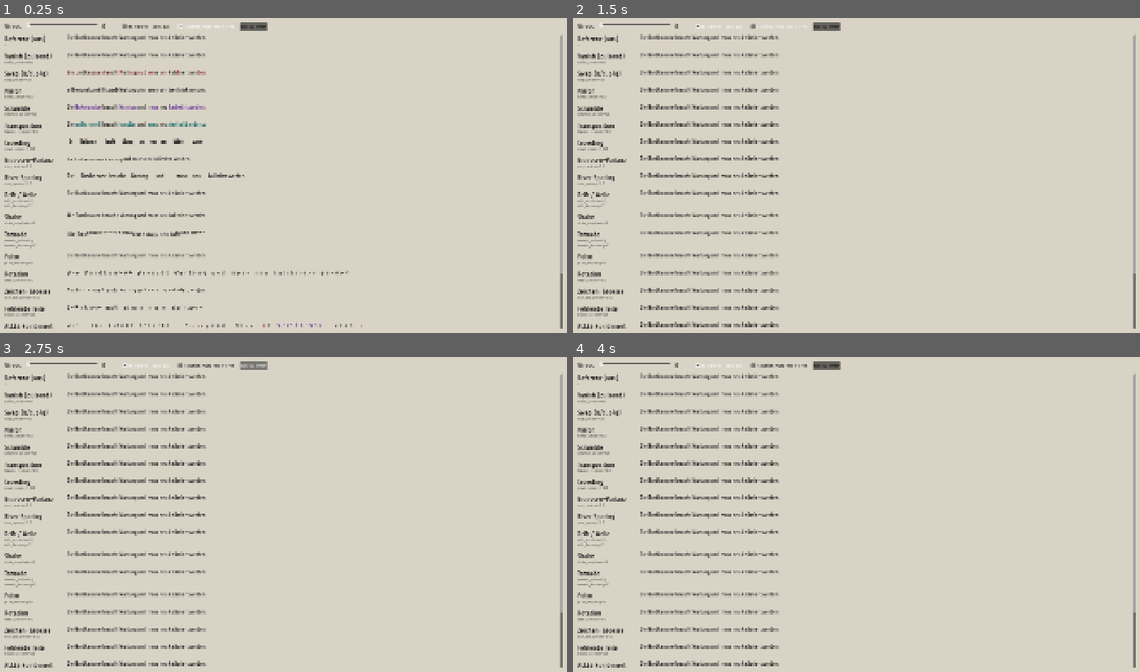
Above: before the commit, frames 1-4 (two rows, left to right).
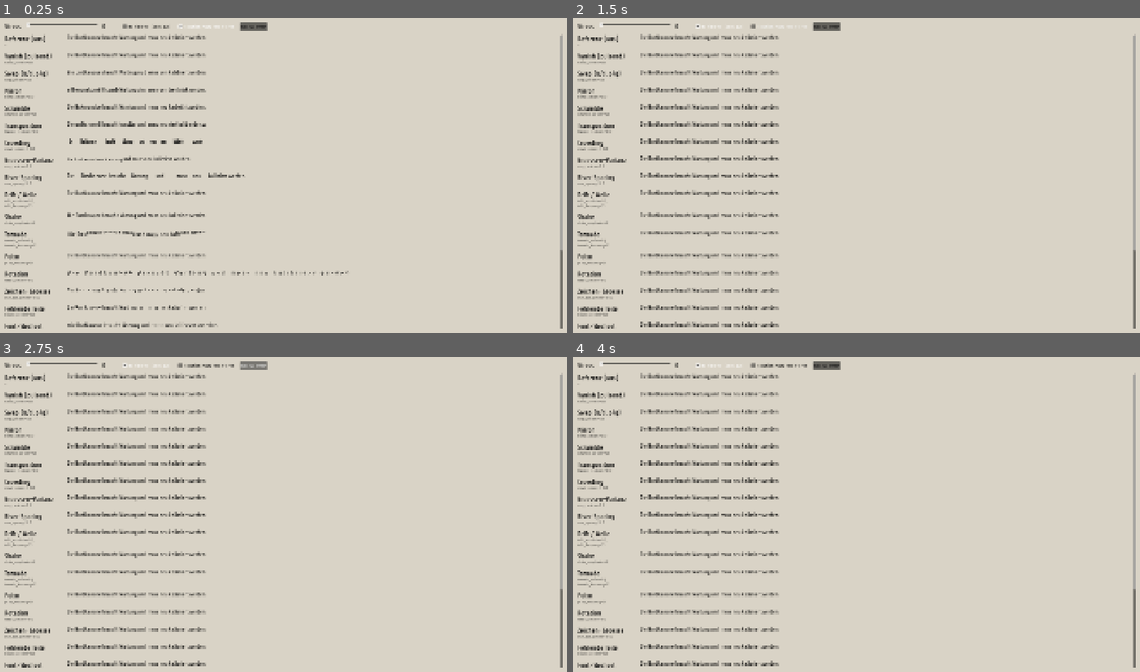
Above: after the commit, the same moments.

Repository: xxPigelxx/spacewrecked
Game: Godot game, scene res://Scenes/TextEffectTest.tscn
Same seed, same stepped clock (60 frames per second), same inputs: the game is played once before the commit and once after it. This scene is started directly instead of the project's main scene. Sound files missing from this copy of the repository are replaced by a short silence.
Inputs (mouse positions are in pixels of both pictures, inside the frame that each line leads up to):
- Up to frame 1 (0.25 s): no input
- Up to frame 2 (1.5 s): click "Barrierefrei (alles aus)" at 0.5 s; click "Rotation: Platz reservieren" at 1.25 s
- Up to frame 3 (2.75 s): click "Neu wuerfeln" at 2 s
- Up to frame 4 (4 s): tap Enter at 2.75 s; drag from (884, 379) to (913, 445) at 2.77 s; tap Space at 3.5 s; drag from (884, 397) to (828, 580) at 3.52 s

The runs differ from the first frame. In frame 1, 0.9% of the frame differs, in the area x 0-100%, y 16-99%; in frame 2, 0.1%; in frame 3, 0.1%; in frame 4, 0.1%.

Commit message:
Add font-switch and phonetic text effects
Introduces two new dyslexia simulation effects: per-word font switching and phonetic respelling, wired through `DyslexiaLabel`, `PageEffects`, and `DyslexiaManager` with stress-aware probabilities and deterministic behavior. It also adds a `mark_effects` toggle so swap/scramble/transpose can run with or without highlight colors while keeping RNG-comparable output.

The glyph-missing shader was reworked to remove an ink-proportional amount (not just area), improving consistency across thin and bold glyphs. Test scene presets were updated, and multiple font families (with import metadata/licenses) were added to support the new font pool.

Diff:
--- a/script/DyslexiaLabel.gd
+++ b/script/DyslexiaLabel.gd
@@ -21,6 +21,10 @@
 @export_range(0, 100, 1, "suffix:%") var rotate_percent: float = 0.0
 @export_range(0, 100, 1, "suffix:%") var char_size_percent: float = 0.0
 @export_range(0, 100, 1, "suffix:%") var missing_percent: float = 0.0
+## Jedes Wort bekommt zufaellig einen anderen Font aus DyslexiaManager.FONT_POOL.
+@export_range(0, 100, 1, "suffix:%") var font_percent: float = 0.0
+## Lautbasierte Umschrift (phonologischer Effekt): erzwingt Laut-fuer-Laut-Lesen.
+@export_range(0, 100, 1, "suffix:%") var phonetic_percent: float = 0.0
 @export var rng_seed: int = 1000
 
 
@@ -51,6 +55,8 @@
 var _rp: float = 0.0
 var _cs: float = 0.0
 var _mi: float = 0.0
+var _fp: float = 0.0
+var _pp: float = 0.0
 var _s: int = 1000
 
 const MISSING_SHADER := preload("res://shader/glyph_missing.gdshader")
@@ -91,14 +97,14 @@
 		DyslexiaManager.stress_changed.disconnect(_on_stress_changed)
 
 ## Von PageEffects aufgerufen — speichert Werte und rendert.
-func apply_effects(v: float, sw: float, da: float, df: float …(171 unchanged characters)…  = 0.0, mi: float = 0.0, cs: float = 0.0) -> void:
+func apply_effects(v: float, sw: float, da: float, df: float …(171 unchanged characters)…  = 0.0, mi: float = 0.0, cs: float = 0.0, fp: float = 0.0, pp: float = 0.0) -> void:
 	if override_page or not _ready_done:
 		return
 	if _source_text.is_empty():
 		_source_text = text
 	_v = v; _sw = sw; _da = da; _df = df; _sv = sv; _rs = rs; _mp = mp; _s = s
 	_sc = sc; _cp = cp; _tp = tp; _sa = sa; _tr = tr; _tf = tf; _pf = pf
-	_rp = rp; _mi = mi; _cs = cs
+	_rp = rp; _mi = mi; _cs = cs; _fp = fp; _pp = pp
 	_render()
 
 func refresh() -> void:
@@ -119,7 +125,7 @@
 func _render() -> void:
 	if _source_text.is_empty():
 		return
-	_set_rendered(DyslexiaManager.process_text(_source_text, _s, _v, _sw, _da, _df, _sv, _rs, _mp, _sc, _cp, _tp, _sa, _tr, _tf, _pf, _rp, _cs,
+	_set_rendered(DyslexiaManager.process_text(_source_text, _s, _v, _sw, _da, _df, _sv, _rs, _mp, _sc, _cp, _tp, _sa, _tr, _tf, _pf, _rp, _cs, _fp, _pp,
 		get_theme_font_size("normal_font_size")))
 	_update_rotation_spacing(_rp)
 	_update_missing_shader(_mi, _s)
@@ -132,7 +138,7 @@
 		size_variation, river_spacing, mirror_percent,
 		scramble_percent, crowd_percent, transpose_percent,
 		shake_amplitude, tornado_radius, tornado_frequency, pulse_frequency,
-		rotate_percent, char_size_percent, get_theme_font_size("normal_font_size")))
+		rotate_percent, char_size_percent, font_percent, phonetic_percent, get_theme_font_size("normal_font_size")))
 	_update_rotation_spacing(rotate_percent)
 	_update_missing_shader(missing_percent, rng_seed)
 
--- a/script/DyslexiaManager.gd
+++ b/script/DyslexiaManager.gd
@@ -20,13 +20,43 @@
 		accessibility = v
 		stress_changed.emit(stress)
 
+## true = manipulierte Woerter/Buchstaben werden farblich markiert (Swap,
+## Scramble, Transposition). false = dieselben Verzerrungen wirken unmarkiert im
+## Fliesstext. Schaltet NUR die Farbe, nicht WELCHE Zeichen getroffen werden —
+## der RNG-Verbrauch bleibt gleich, damit "mit" und "ohne" Farbe A/B-vergleichbar
+## sind. Test-Schalter fuer die Frage, ob die Markierung "zu eindeutig" macht.
+var mark_effects: bool = false:
+	set(v):
+		if v == mark_effects:
+			return
+		mark_effects = v
+		stress_changed.emit(stress)
+
 var _rng := RandomNumberGenerator.new()  # reuse — no GC pressure
+var _font_rng := RandomNumberGenerator.new()  # eigener Strom fuer die Font-Wahl
 
 ## Farben der Effekte — frei einstellbar
 var color_swap       := Color("#8b0000")
 var color_scramble   := Color("#4a0e8f")
 var color_transpose  := Color("#005f5f")
 var color_pulse      := Color("#ffffff88")
+
+## Font-pro-Wort-Effekt (Anti-WCAG: Konsistenz / WCAG 3.2 "Predictable").
+## Simuliert Instabilitaet der Buchstaben-Identitaet (perzeptuelles Font-Tuning
+## wird staendig zurueckgeworfen). Die STAERKE ist per-Label (font_percent, wie
+## rotate_percent & Co.) — hier steht nur die gemeinsame Config:
+## FONT_POOL[0] = Anker (Theme-Font Share Tech) und wird nie als Wrapper gesetzt;
+## font_size_scale normalisiert die x-Hoehe pro Font (visuell in der Testszene
+## feinjustieren) — 1.0 = keine Skalierung.
+const FONT_POOL: Array[String] = [
+	"res://resources/fonts/Share_Tech/ShareTech-Regular.ttf",              # 0 Anker
+	"res://resources/fonts/Source_Sans_3/SourceSans3-VariableFont_wght.ttf",
+	"res://resources/fonts/Nunito/Nunito-VariableFont_wght.ttf",
+	"res://resources/fonts/PT_Serif/PTSerif-Regular.ttf",
+	"res://resources/fonts/Bitter/Bitter-VariableFont_wght.ttf",
+	"res://resources/fonts/Work_Sans/WorkSans-VariableFont_wght.ttf",
+]
+var font_size_scale: Array[float] = [1.0, 1.0, 1.0, 1.0, 1.0, 1.0]
 
 ## Orientierungsbereich ±θ der Buchstaben-Rotation (Grad), wie im
 ## Corballis-Lesexperiment: jeder Buchstabe bekommt einen zufälligen
@@ -73,7 +103,7 @@
 ## Zittergeschwindigkeit des Shake-Tags.
 const SHAKE_RATE := 20
 ## Grenzen der Groessen-Varianz.
-const SIZE_MIN := 8
+const SIZE_MIN := 6
 const SIZE_MAX := 40
 ## Deckel fuer den Fehlende-Teile-Shader — bei 1.0 waere der Buchstabe ganz weg.
 const MISSING_MAX := 0.9
@@ -87,6 +117,19 @@
 	"2": "5", "5": "2",
 }
 
+## Regeln der lautbasierten Umschrift (_phoneticize). Reihenfolge zählt:
+## Mehrzeichen-/Digraphen zuerst, dann Doppelkonsonanten, dann Einzellaute.
+## Alle Regeln sind lauttreu (w=/v/, v=/f/, z=/ts/ …), damit das Wort durch
+## Vorsprechen recoverbar bleibt.
+const PHON_RULES: Array = [
+	["chs", "x"], ["ph", "f"], ["qu", "kw"], ["ck", "k"],
+	["äu", "oi"], ["eu", "oi"], ["ei", "ai"], ["ie", "i"],
+	["tz", "ts"], ["ß", "s"],
+	["mm", "m"], ["nn", "n"], ["ss", "s"], ["ll", "l"], ["tt", "t"],
+	["ff", "f"], ["pp", "p"], ["rr", "r"], ["dd", "d"], ["bb", "b"], ["gg", "g"],
+	["v", "f"], ["w", "v"], ["z", "ts"],
+]
+
 ## Loest bei allen Labels ein Neu-Rendern aus. Die Labels haengen selbst am
 ## stress_changed-Signal — es braucht deshalb keine Registry auf dieser Seite.
 func refresh_all() -> void:
@@ -96,6 +139,37 @@
 ## Stress-Verstaerker: 0 % Stress = 1.0x, 100 % Stress = 2.0x.
 func _boost() -> float:
 	return 1.0 + (stress / 100.0)
+
+
+## Deterministische Font-Wahl fuer ein Wort. Liefert den Pool-Index; 0 = Anker
+## (kein Wechsel). Eigener RNG-Seed pro Wort, unabhaengig von _rng.
+func _pick_font(fseed: int, chance: float) -> int:
+	_font_rng.seed = fseed
+	if _font_rng.randf() >= chance:
+		return 0
+	return _font_rng.randi_range(1, FONT_POOL.size() - 1)
+
+
+## Lautbasierte Umschrift eines Wortes (siehe PHON_RULES). Regelbasiert und damit
+## deterministisch: dasselbe Wort wird immer gleich umgeschrieben, innerhalb einer
+## Seite also konsistent (lesbar-lernbar). Grossschreibung des ersten Buchstabens
+## bleibt erhalten, Satzzeichen laufen unveraendert durch.
+func _phoneticize(word: String) -> String:
+	if word.strip_edges().is_empty():
+		return word
+	var first := word[0]
+	var had_upper := first != first.to_lower() and first == first.to_upper()
+	var s := word.to_lower()
+	# Wortanfang: st-/sp- werden gesprochen wie scht-/schp-.
+	if s.begins_with("st"):
+		s = "scht" + s.substr(2)
+	elif s.begins_with("sp"):
+		s = "schp" + s.substr(2)
+	for rule in PHON_RULES:
+		s = s.replace(rule[0], rule[1])
+	if had_upper:
+		s = s.substr(0, 1).to_upper() + s.substr(1)
+	return s
 
 
 ## Prozentwert (0–100) als stress-verstaerkte Wahrscheinlichkeit (0.0–1.0).
@@ -129,6 +203,8 @@
 	pulse_freq: float = 0.0,
 	rotate_pct: float = 0.0,
 	char_size_pct: float = 0.0,
+	font_pct: float = 0.0,
+	phonetic_pct: float = 0.0,
 	base_font_size: int = DEFAULT_FONT_SIZE
 ) -> String:
 	if accessibility or raw.is_empty():
@@ -144,6 +220,14 @@
 
 	for i in words.size():
 		var w: String = words[i]
+
+		# Lautbasierte Umschrift (phonologischer Effekt) — ganz am Anfang auf reinem
+		# Text. Blockiert die Ganzwort-Erkennung und zwingt den Leser auf die
+		# langsame, serielle Laut-für-Laut-Route: das Erleben des dyslektischen
+		# Dekodierens (Snowling/Hulme), NICHT dessen Mechanismus.
+		if phonetic_pct > 0.0 and _rng.randf() < _pct(phonetic_pct, boost):
+			w = _phoneticize(w)
+
 		# Sichtbare Zeichenzahl. Keine der Zeichen-Operationen unten aendert sie:
 		# Spiegeln, Scramble und Transposition sind Permutationen, und Swap ersetzt
 		# ein Zeichen durch genau eines. Sie steht damit hier schon fest und muss
@@ -172,12 +256,14 @@
 		var sc := _pct(scramble_pct, boost)
 		if sc > 0.0 and glyph_count >= MIN_SCRAMBLE_LEN and _rng.randf() < sc:
 			w = _scramble_middle(w, _rng)
-			word_color = color_scramble
+			if mark_effects:
+				word_color = color_scramble
 
 		# Silben-Transposition — durch stress verstärkt
 		if _rng.randf() < _pct(transpose_pct, boost) and glyph_count >= MIN_SCRAMBLE_LEN:
 			w = _transpose_syllable(w, _rng)
-			word_color = color_transpose
+			if mark_effects:
+				word_color = color_transpose
 
 		# Buchstaben tauschen — durch stress verstärkt.
 		# LETZTE Zeichen-Operation: faerbt einzelne Buchstaben inline ein und
@@ -189,6 +275,21 @@
 		# ---- Ab hier nur noch umschliessende Tags ------------------------------
 		if word_color.a > 0.0:
 			w = "[color=%s]%s[/color]" % [word_color.to_html(), w]
+
+		# Font-Wechsel pro Wort (Anti-WCAG: Konsistenz) — durch stress verstärkt.
+		# Waehlt deterministisch aus rng_seed + i einen Font aus dem Pool; Index 0
+		# (Share Tech) ist der Anker und bleibt ohne Wrapper. Eigener Seed statt
+		# _rng, damit das An/Aus-Schalten die RNG-Folge der anderen Effekte NICHT
+		# verschiebt — "mit" und "ohne" Font-Wechsel bleiben so vergleichbar.
+		if font_pct > 0.0:
+			var fi := _pick_font(rng_seed + i, _pct(font_pct, boost))
+			if fi > 0:
+				var scale: float = font_size_scale[fi]
+				if scale != 1.0:
+					w = "[font=%s][font_size=%d]%s[/font_size][/font]" % [
+						FONT_POOL[fi], int(round(base_font_size * scale)), w]
+				else:
+					w = "[font=%s]%s[/font]" % [FONT_POOL[fi], w]
 
 		# Größen-Variation — durch stress verstärkt
 		var sv: float = size_var * boost
@@ -309,7 +410,10 @@
 			var swapped: String = SWAP_PAIRS[lo]
 			if ch == ch.to_upper() and ch != ch.to_lower():
 				swapped = swapped.to_upper()
-			result += "[color=%s]%s[/color]" % [color_swap.to_html(), swapped]
+			if mark_effects:
+				result += "[color=%s]%s[/color]" % [color_swap.to_html(), swapped]
+			else:
+				result += swapped
 		else:
 			result += ch
 	return result
--- a/script/PageEffects.gd
+++ b/script/PageEffects.gd
@@ -40,6 +40,10 @@
 @export_range(0, 100, 1, "suffix:%") var char_size_percent: float = 0.0
 ## Teile der Buchstaben fehlen (wie Dyslexia-Typeface von Daniel Britton). 0 = aus, 100 = stark.
 @export_range(0, 100, 1, "suffix:%") var missing_percent: float = 0.0
+## Jedes Wort bekommt zufällig einen anderen Font (Typografie-Inkonsistenz). 0 = aus, 100 = oft.
+@export_range(0, 100, 1, "suffix:%") var font_percent: float = 0.0
+## Lautbasierte Umschrift (phonologischer Effekt): erzwingt Laut-für-Laut-Lesen. 0 = aus.
+@export_range(0, 100, 1, "suffix:%") var phonetic_percent: float = 0.0
 ## Basis-Seed — jedes Label bekommt einen leicht anderen Seed.
 @export var base_seed: int = 1000
 
@@ -59,7 +63,7 @@
 			mirror_percent, base_seed + i * 97,
 			scramble_percent, crowd_percent, transpose_percent,
 			shake_amplitude, tornado_radius, tornado_frequency, pulse_frequency,
-			rotate_percent, missing_percent, char_size_percent
+			rotate_percent, missing_percent, char_size_percent, font_percent, phonetic_percent
 		)
 
 func _get_all_dyslexia_labels(node: Node) -> Array:
--- a/script/text_effect_test.gd
+++ b/script/text_effect_test.gd
@@ -14,7 +14,7 @@
 ## [Anzeigename, { DyslexiaLabel-Property: Wert }]
 const ROWS: Array = [
 	["Referenz (aus)",   {}],
-	["Vanish (pulsend)", {"vanish_percent": 40.0}],
+	["Vanish (pulsend)", {"vanish_percent": 50.0}],
 	["Swap (b/d, p/q)",  {"swap_percent": 70.0}],
 	["Mirror",           {"mirror_percent": 50.0}],
 	["Scramble",         {"scramble_percent": 70.0}],
@@ -28,7 +28,9 @@
 	["Pulse",            {"pulse_frequency": 2.0}],
 	["Rotation",         {"rotate_percent": 60.0}],
 	["Zeichen-Groesse",  {"char_size_percent": 100.0}],
-	["Fehlende Teile",   {"missing_percent": 40.0}],
+	["Fehlende Teile",   {"missing_percent": 30.0}],
+	["Font-Wechsel",     {"font_percent": 60.0}],
+	["Phonetisch (Laut)",{"phonetic_percent": 100.0}],
 	["ALLES kombiniert", {
 		"vanish_percent": 10.0, "swap_percent": 25.0, "mirror_percent": 15.0,
 		"scramble_percent": 25.0, "transpose_percent": 15.0, "crowd_percent": 50.0,
@@ -36,6 +38,7 @@
 		"drift_amplitude": 3.0, "drift_frequency": 1.2,
 		"shake_amplitude": 2.0, "pulse_frequency": 1.0,
 		"rotate_percent": 25.0, "missing_percent": 15.0, "char_size_percent": 40.0,
+		"font_percent": 40.0,
 	}],
 ]
 
--- a/shader/glyph_missing.gdshader
+++ b/shader/glyph_missing.gdshader
@@ -3,14 +3,25 @@
 // Band mit gerader Kante — kein Streumuster aus kleinen Blöcken.
 // Das Muster liegt im Font-Atlas-Raum: es klebt fest am Buchstaben
 // (jedes "a" fehlt an derselben Stelle), egal wie der Text sich bewegt.
+//
+// missing_amount zählt den Anteil der TINTE, nicht der Fläche: pro Zelle wird
+// die Deckung entlang der Schnittachse aufsummiert und das Band dort gelegt, wo
+// genau dieser Anteil der wirklich schwarzen Pixel liegt. So verliert ein dünnes
+// "l" denselben Anteil seiner Substanz wie ein fettes "m" — nicht denselben
+// Anteil der leeren Zelle drumherum.
 shader_type canvas_item;
 
-// Anteil der fehlenden Fläche pro Zelle, 0.0 = nichts fehlt, 1.0 = alles weg.
+// Anteil der fehlenden Tinte pro Zelle, 0.0 = nichts fehlt, 1.0 = alles weg.
 uniform float missing_amount : hint_range(0.0, 1.0) = 0.0;
 // Zellgröße in Atlas-Pixeln — sollte ungefähr der Buchstabengröße entsprechen.
 uniform float cell_size : hint_range(4.0, 64.0) = 12.0;
 // Verschiebt das Muster — pro Label anders, damit nicht alles identisch aussieht.
 uniform float pattern_seed = 0.0;
+
+// Abtastungen beim Aufsummieren der Tinte einer Zelle:
+// SLICES entlang der Schnittachse, CROSS quer dazu.
+const int SLICES = 16;
+const int CROSS = 6;
 
 float hash21(vec2 p) {
 	p = fract(p * vec2(123.34, 456.21));
@@ -19,17 +30,48 @@
 }
 
 void fragment() {
-	if (missing_amount > 0.0) {
+	// Nur echte Tinte behandeln: leere Pixel sind ohnehin transparent, und das
+	// spart die teure Abtast-Schleife auf dem Großteil des Labels.
+	if (missing_amount > 0.0 && COLOR.a > 0.0) {
 		vec2 px = UV / TEXTURE_PIXEL_SIZE;
 		vec2 cell = floor(px / cell_size);
 		vec2 f = fract(px / cell_size);
-		// Pro Zelle: horizontales oder vertikales Band, Startposition zufällig —
+
+		// Pro Zelle: horizontales oder vertikales Band, Richtung zufällig —
 		// so entstehen Schnitte wie H→II (Querbalken weg) oder E→Ǝ (Stamm weg).
 		float axis = hash21(cell + pattern_seed + 17.0);
-		float pos = (axis < 0.5) ? f.x : f.y;
-		float start = hash21(cell + pattern_seed + 53.0) * (1.0 - missing_amount);
-		if (pos >= start && pos < start + missing_amount) {
-			COLOR.a = 0.0;
+		vec2 axis_dir = (axis < 0.5) ? vec2(1.0, 0.0) : vec2(0.0, 1.0);
+		vec2 cross_dir = (axis < 0.5) ? vec2(0.0, 1.0) : vec2(1.0, 0.0);
+		float pos = dot(f, axis_dir);
+
+		// Tinte der Zelle entlang der Schnittachse aufsummieren: pro Scheibe die
+		// Deckung quer zur Achse messen. total = gesamte Tinte der Zelle,
+		// below = Tinte VOR der aktuellen Stelle. So zählt nur, was wirklich
+		// schwarz ist — nicht die leere Fläche um den Buchstaben.
+		float total = 0.0;
+		float below = 0.0;
+		for (int i = 0; i < SLICES; i++) {
+			float t = (float(i) + 0.5) / float(SLICES);
+			float w = 0.0;
+			for (int j = 0; j < CROSS; j++) {
+				float s = (float(j) + 0.5) / float(CROSS);
+				vec2 sample_px = (cell + t * axis_dir + s * cross_dir) * cell_size;
+				w += texture(TEXTURE, sample_px * TEXTURE_PIXEL_SIZE).a;
+			}
+			total += w;
+			if (t < pos) {
+				below += w;
+			}
+		}
+
+		if (total > 0.0) {
+			// frac = Anteil der Tinte vor dieser Stelle. Das Band deckt
+			// missing_amount der Tinte ab, ab einem zufälligen Tinten-Startpunkt.
+			float frac = below / total;
+			float start = hash21(cell + pattern_seed + 53.0) * (1.0 - missing_amount);
+			if (frac >= start && frac < start + missing_amount) {
+				COLOR.a = 0.0;
+			}
 		}
 	}
 }
Binary file added: addons/godot_mcp/cache/screenshots/screenshot_11844.png
Not shown, added: addons/godot_mcp/cache/screenshots/screenshot_11844.png.import
Binary file added: addons/godot_mcp/cache/screenshots/screenshot_12137.png
Not shown, added: addons/godot_mcp/cache/screenshots/screenshot_12137.png.import
Binary file added: addons/godot_mcp/cache/screenshots/screenshot_12515.png
Not shown, added: addons/godot_mcp/cache/screenshots/screenshot_12515.png.import
Binary file added: addons/godot_mcp/cache/screenshots/screenshot_18227.png
Not shown, added: addons/godot_mcp/cache/screenshots/screenshot_18227.png.import
Binary file added: addons/godot_mcp/cache/screenshots/screenshot_29082.png
Not shown, added: addons/godot_mcp/cache/screenshots/screenshot_29082.png.import
Binary file added: addons/godot_mcp/cache/screenshots/screenshot_32391.png
Not shown, added: addons/godot_mcp/cache/screenshots/screenshot_32391.png.import
(and 174 more such lines)
